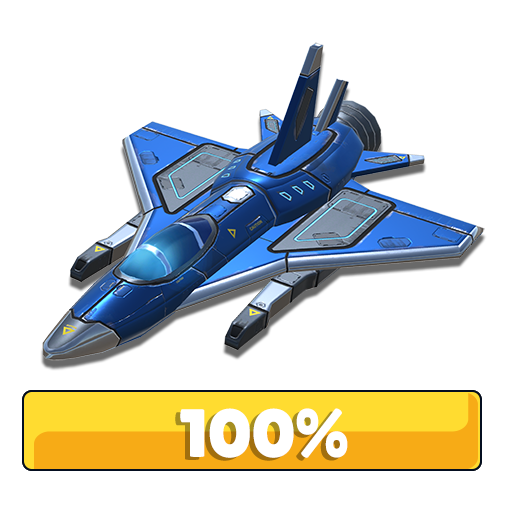
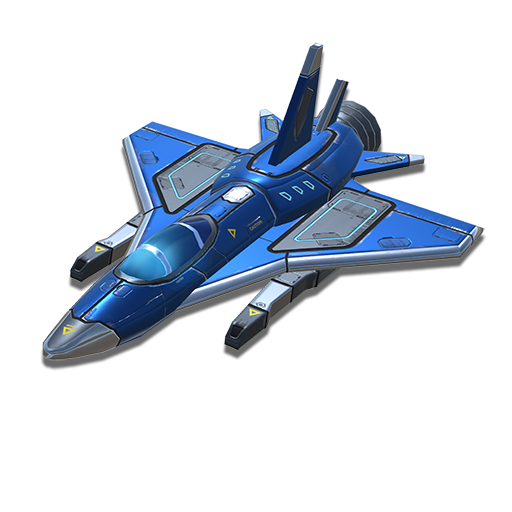
The second (512, 512) image is a revision of the first. Changes to its layers:
hid "100%" over left=180, top=408, right=348, bottom=458
hid group "Sildebar" (11 layers) over left=24, top=390, right=482, bottom=470
